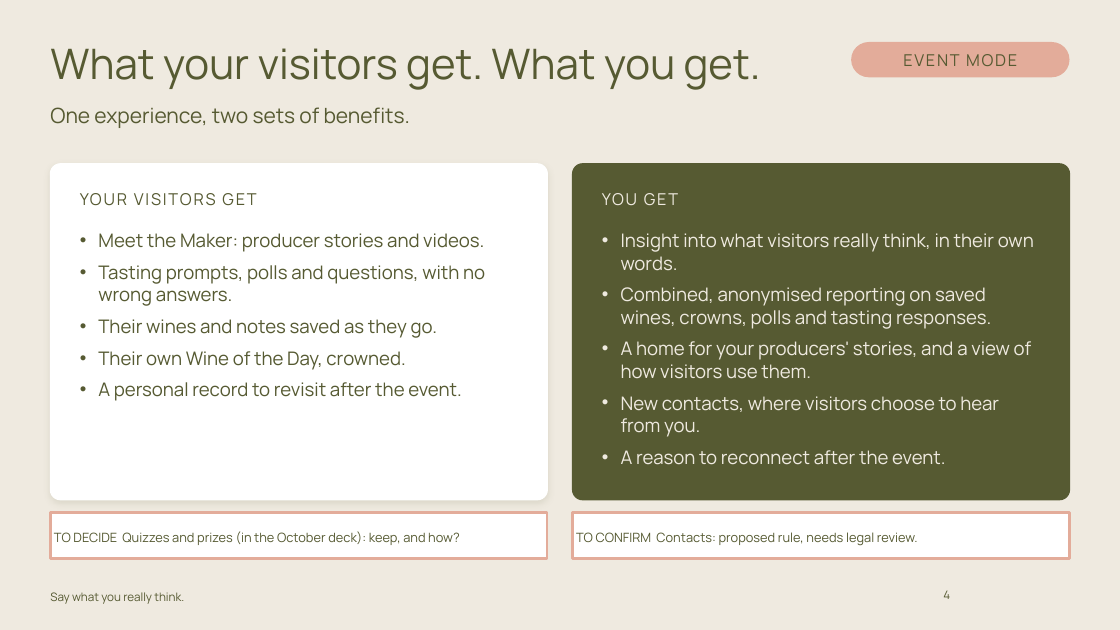
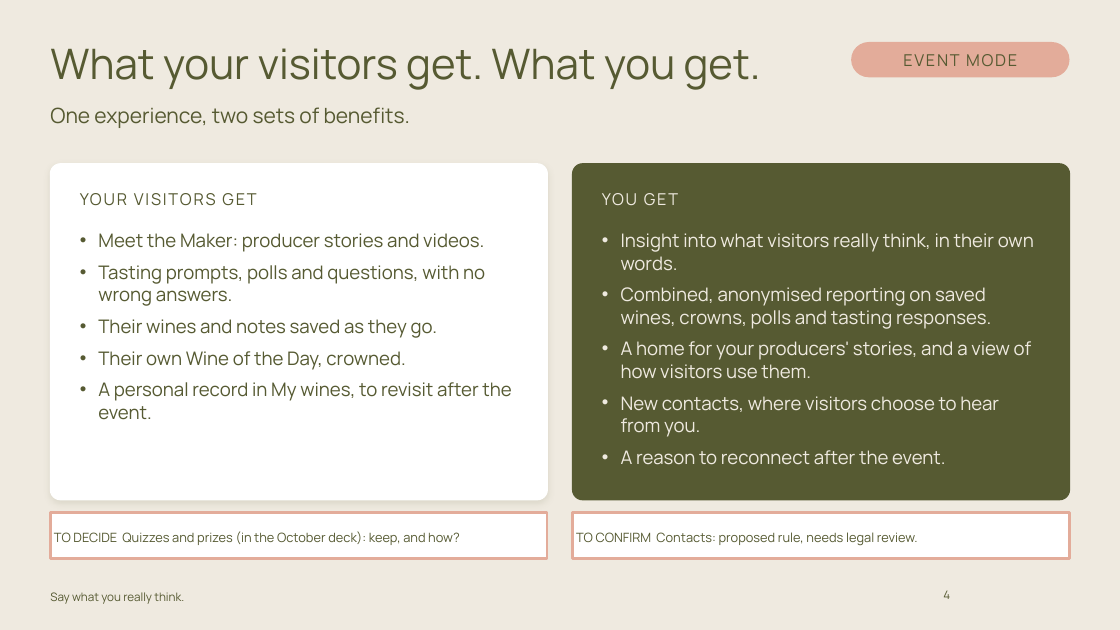
Before and after one commit to carrie147/entre-amis-brand-agent, a slide deck: slide 4 of decks/Entre Amis - Event Mode pack - DRAFT.pptx. Drawn at 1120x630 pixels with LibreOffice and Linux fonts; fonts in the diff are those of the drawing; background and template pictures are left out. Boxes give left, top, right and bottom in pixels: in the first picture for what was removed or moved away, otherwise in the second. Text is boxed around its words. In the diff, an @@ line names an element or a change of style, - is before the commit and + after.

```diff
--- a/decks/Entre Amis - Event Mode pack - DRAFT.pptx
+++ b/decks/Entre Amis - Event Mode pack - DRAFT.pptx
@@ text at (x1=98, y1=382, x2=511, y2=420): text changed @@
-• A personal record to revisit after the event.
+• A personal record in My wines, to revisit after the event.
```
Also in this commit, not shown: 7 other files.
